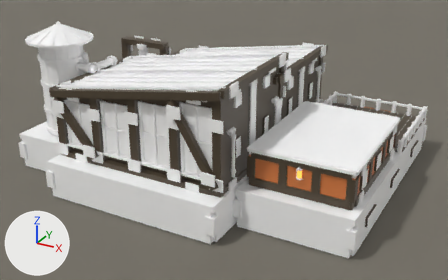
Two versions of the Blender file src/DeepFrontier/Art/Source/MaterialsLaboratory-Game.blend, one commit apart.
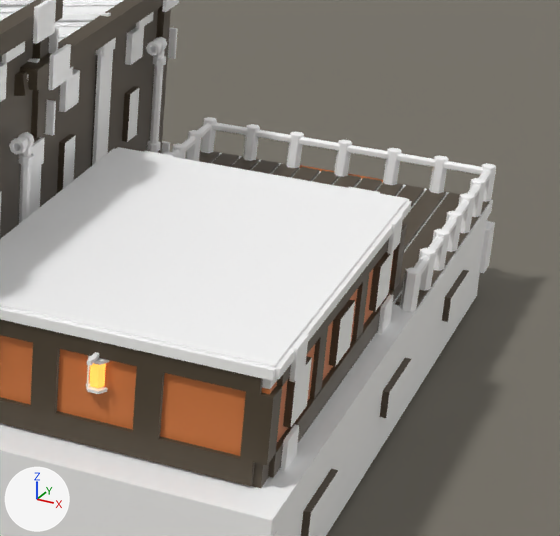
Old and new are each drawn whole from a camera (50 mm lens) standing at (3.12, -18.62, 8.04) and looking at (-4.72, -4.35, 0.9) and again close up on the part from 60% to 100% of the width and 19% to 81% of the height. Arrows for +X, +Y and +Z are at lower left; the lights stay in place. The last two pictures show the newer version.

The first close-up shows 'MaterialsLaboratory.Architecture', 'MaterialsLaboratory.Rail.Post002', 'MaterialsLaboratory.Rail.Post004', 'MaterialsLaboratory.Rail.Post008', 'MaterialsLaboratory.Rail.Post010', 'MaterialsLaboratory.Rail.Post012', 'MaterialsLaboratory.Rail.Post014', 'MaterialsLaboratory.Rail.Post015', 'MaterialsLaboratory.Rail.TerraceRightReturn.Panel00.CellPart0', 'Plane', 'WalkwayGroup.MaterialsLaboratory.000', 'WalkwayGroup.MaterialsLaboratory.001', 'WalkwayGroup.MaterialsLaboratory.002', 'WalkwayGroup.MaterialsLaboratory.003', 'WalkwayGroup.MaterialsLaboratory.004', 'WalkwayGroup.MaterialsLaboratory.005', 'WalkwayGroup.MaterialsLaboratory.006'.
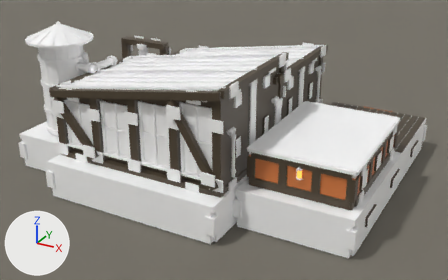
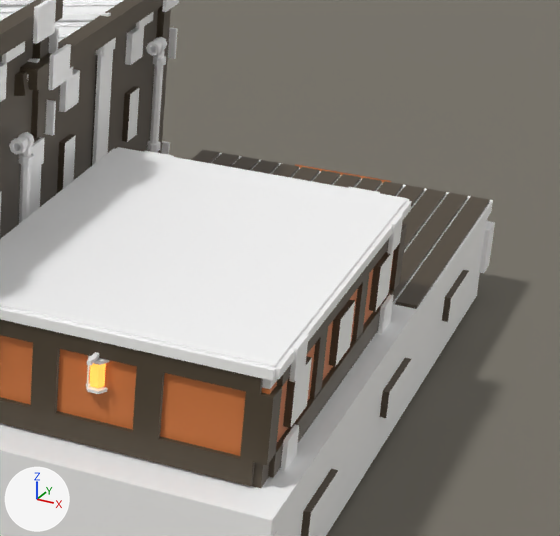
Edits to the bpy script that builds the scene:
```text
Remove ob_materialslaboratory_rail_post002:
    ob_materialslaboratory_rail_post002 = bpy.data.objects.new('MaterialsLaboratory.Rail.Post002', me_materialslaboratory_rail_post002)
Remove ob_materialslaboratory_rail_post004:
    ob_materialslaboratory_rail_post004 = bpy.data.objects.new('MaterialsLaboratory.Rail.Post004', me_materialslaboratory_rail_post004)
Remove ob_materialslaboratory_rail_post008:
    ob_materialslaboratory_rail_post008 = bpy.data.objects.new('MaterialsLaboratory.Rail.Post008', me_materialslaboratory_rail_post008)
Remove ob_materialslaboratory_rail_post010:
    ob_materialslaboratory_rail_post010 = bpy.data.objects.new('MaterialsLaboratory.Rail.Post010', me_materialslaboratory_rail_post010)
Remove ob_materialslaboratory_rail_post012:
    ob_materialslaboratory_rail_post012 = bpy.data.objects.new('MaterialsLaboratory.Rail.Post012', me_materialslaboratory_rail_post012)
Remove ob_materialslaboratory_rail_post014:
    ob_materialslaboratory_rail_post014 = bpy.data.objects.new('MaterialsLaboratory.Rail.Post014', me_materialslaboratory_rail_post014)
Remove ob_materialslaboratory_rail_post015:
    ob_materialslaboratory_rail_post015 = bpy.data.objects.new('MaterialsLaboratory.Rail.Post015', me_materialslaboratory_rail_post015)
Remove ob_materialslaboratory_rail_terracerightreturn_panel00_cellpart0:
    ob_materialslaboratory_rail_terracerightreturn_panel00_cellpart0 = bpy.data.objects.new('MaterialsLaboratory.Rail.TerraceRightReturn.Panel00.CellPart0', me_materialslaboratory_rail_terracerightreturn_panel00_cellpart0)
Remove ob_walkwaygroup_materialslaboratory_000:
    ob_walkwaygroup_materialslaboratory_000 = bpy.data.objects.new('WalkwayGroup.MaterialsLaboratory.000', me_walkwaygroup_materialslaboratory_000)
Remove ob_walkwaygroup_materialslaboratory_001:
    ob_walkwaygroup_materialslaboratory_001 = bpy.data.objects.new('WalkwayGroup.MaterialsLaboratory.001', me_walkwaygroup_materialslaboratory_001)
Remove ob_walkwaygroup_materialslaboratory_002:
    ob_walkwaygroup_materialslaboratory_002 = bpy.data.objects.new('WalkwayGroup.MaterialsLaboratory.002', me_walkwaygroup_materialslaboratory_002)
Remove ob_walkwaygroup_materialslaboratory_003:
    ob_walkwaygroup_materialslaboratory_003 = bpy.data.objects.new('WalkwayGroup.MaterialsLaboratory.003', me_walkwaygroup_materialslaboratory_003)
Remove ob_walkwaygroup_materialslaboratory_004:
    ob_walkwaygroup_materialslaboratory_004 = bpy.data.objects.new('WalkwayGroup.MaterialsLaboratory.004', me_walkwaygroup_materialslaboratory_004)
Remove ob_walkwaygroup_materialslaboratory_005:
    ob_walkwaygroup_materialslaboratory_005 = bpy.data.objects.new('WalkwayGroup.MaterialsLaboratory.005', me_walkwaygroup_materialslaboratory_005)
Remove ob_walkwaygroup_materialslaboratory_006:
    ob_walkwaygroup_materialslaboratory_006 = bpy.data.objects.new('WalkwayGroup.MaterialsLaboratory.006', me_walkwaygroup_materialslaboratory_006)
```

Changed parts and their boxes (x1, y1, x2, y2) in the close-ups (560 x 536 px):
'WalkwayGroup.MaterialsLaboratory.001', deleted
    before: (397, 153, 491, 197)
'WalkwayGroup.MaterialsLaboratory.003', deleted
    before: (182, 122, 291, 161)
'WalkwayGroup.MaterialsLaboratory.002', deleted
    before: (299, 137, 389, 177)
'WalkwayGroup.MaterialsLaboratory.006', deleted
    before: (414, 236, 444, 291)
'MaterialsLaboratory.Rail.Post012', deleted
    before: (400, 268, 422, 312)
'WalkwayGroup.MaterialsLaboratory.004', deleted
    before: (186, 117, 217, 161)
'WalkwayGroup.MaterialsLaboratory.000', deleted
    before: (470, 163, 496, 217)
'WalkwayGroup.MaterialsLaboratory.005', deleted
    before: (442, 200, 469, 252)
'MaterialsLaboratory.Rail.Post002', deleted
    before: (383, 148, 402, 185)
'MaterialsLaboratory.Rail.Post004', deleted
    before: (286, 131, 304, 168)
'MaterialsLaboratory.Rail.Post010', deleted
    before: (432, 229, 450, 271)
'MaterialsLaboratory.Rail.Post008', deleted
    before: (458, 193, 475, 233)
'MaterialsLaboratory.Rail.Post014', deleted
    before: (172, 143, 186, 159)
'MaterialsLaboratory.Rail.Post015', deleted
    before: (163, 152, 177, 157)
'MaterialsLaboratory.Rail.TerraceRightReturn.Panel00.CellPart0', deleted (mostly hidden)
    before: (173, 149, 181, 158)
